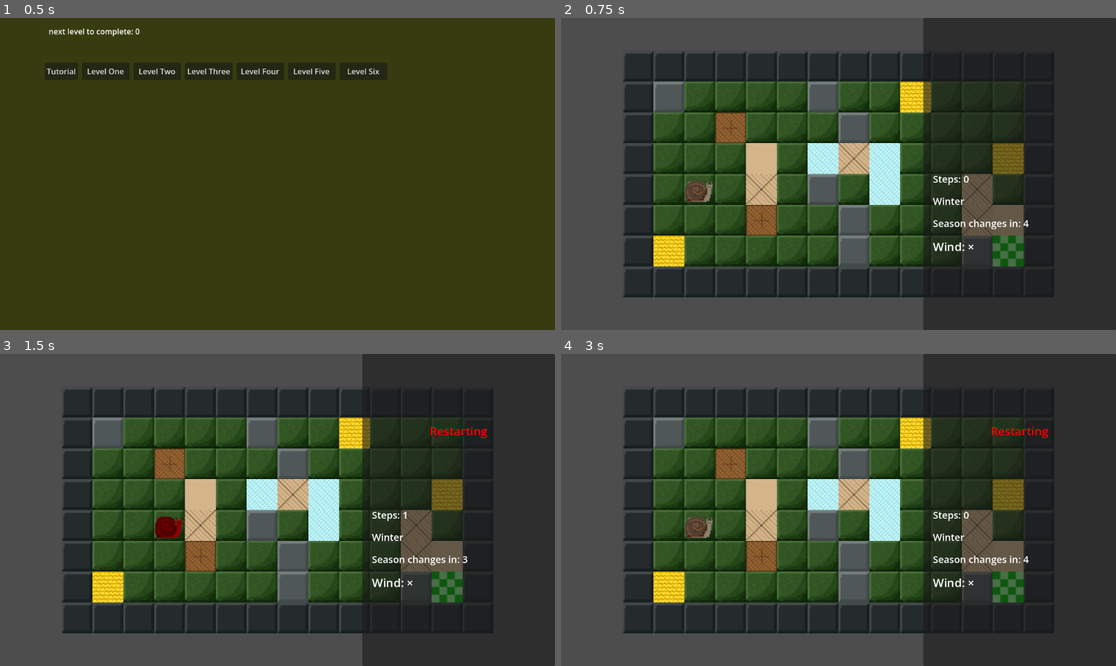
Above: before the commit, frames 1-4 (two rows, left to right).
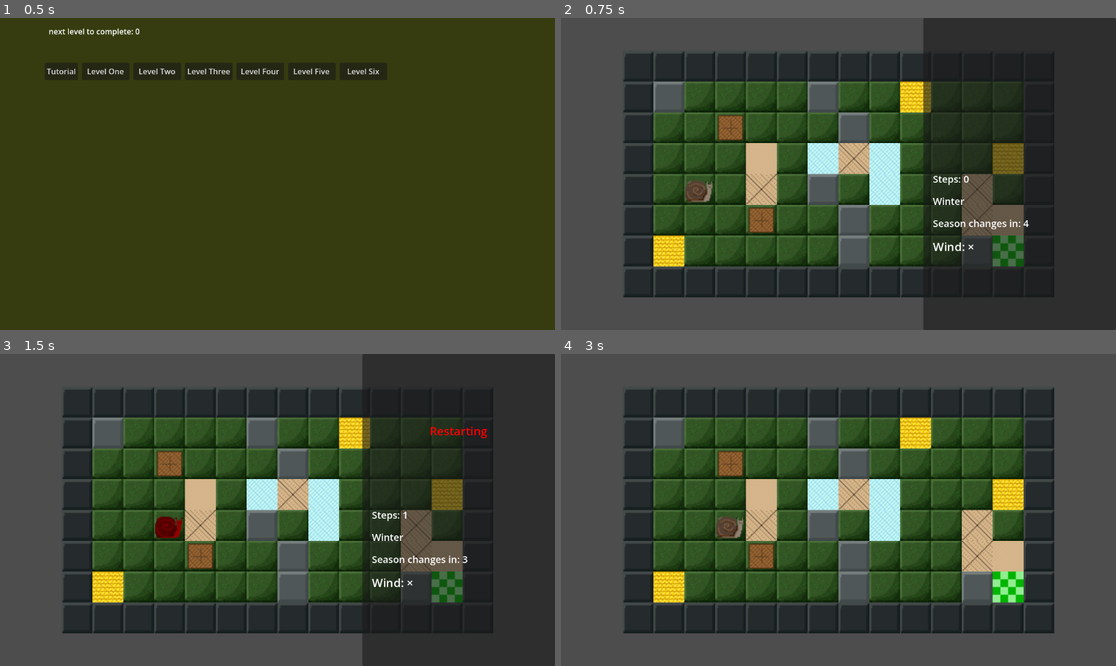
Above: after the commit, the same moments.

Repository: Caleb-sbani/project-seasons
Game: Godot game, scene res://scenes/LevelSelect.tscn
Two runs of this game, one before a commit and one after it. Both use one fixed random seed, a clock stepped at 60 frames per second and the inputs below.
Inputs:
- Up to frame 1 (0.5 s): no input
- Up to frame 2 (0.75 s): click "Level One" at 0.5 s
- Up to frame 3 (1.5 s): tap Enter at 1.25 s; hold Right (ui_right) from 1.28 s (still down); tap R at 1.35 s
- Up to frame 4 (3 s): release Right (ui_right) at 2.03 s; hold Down (ui_down) 2.03-2.78 s; tap R at 2.1 s; tap Space at 2.75 s; hold Right (ui_right) from 2.78 s (still down); tap H at 2.85 s

Frame 1 is identical in both runs. In frame 2, 0.5% of the frame differs, in the area x 27-39%, y 30-70%; in frame 3, 0.5%; in frame 4, 27%, in the area x 22-100%, y 0-100%.

Commit message:
QOL improvements like visual indicators for honey and immovable boxes

Diff:
--- a/GameFiles/project-seasons/scripts/levels.gd
+++ b/GameFiles/project-seasons/scripts/levels.gd
@@ -134,6 +134,7 @@
 	step_counter = 0
 	player_locked = false
 	has_honey = false
+	#player_sprite.texture = load("res://assets/sprites/snail.png")
 
 	match stage_num:
 		1:
@@ -315,7 +316,7 @@
 			else:
 				$UI.show()
 		elif event.pressed and event.keycode == KEY_R:
-			player_death("Restarting")
+			player_death("Restarting", player_pos)
 		elif event.pressed and event.keycode == KEY_W:
 			direction = Vector2i(0, -1)
 		elif event.pressed and event.keycode == KEY_A:
@@ -349,10 +350,11 @@
 				match tileat:
 					'B':
 						if (step_counter%4 != 3):
-							player_death("Stung by a bee!")
+							player_death("Stung by a bee!", new_pos)
 						return
 					'w':
 						has_honey = false
+						player_sprite.texture = load("res://assets/sprites/snail.png")
 			if boost_box:
 				if (boost_box.get_meta("immovable")):
 					move_player(boost_pos, true)
@@ -360,6 +362,9 @@
 				else:
 					if (try_push_box(boost_box, direction)):
 						move_player(boost_pos)
+						return
+					elif can_move_to(new_pos):
+						move_player(new_pos)
 						return
 			elif can_move_to(boost_pos):
 				move_player(boost_pos, true)
@@ -387,6 +392,7 @@
 	if tile == 'w':
 		if has_honey:
 			has_honey = false
+			player_sprite.texture = load("res://assets/sprites/snail.png")
 			return true
 		return false
 
@@ -394,21 +400,22 @@
 	if (tile == 'W' and season == "Fall" and step_counter%4 == 3):
 		return true
 	if (tile == 'W' and season != "Winter"):
-		player_death("You drowned!")
+		player_death("You drowned!", grid_pos)
 		return false
 
 	# bees sting you to death
 	if tile == 'B' and season == "Spring" and step_counter%4 != 3:
-		player_death("Ouch! Stung by a bee!")
+		player_death("Ouch! Stung by a bee!", grid_pos)
 		return false
 
 	# beehive gives honey
 	if tile == 'b':
 		has_honey = true
+		player_sprite.texture = load("res://assets/sprites/snail_honey.png")
 
 	# sinkholes kill you
 	if tile == 's':
-		player_death("You fell into a sinkhole!")
+		player_death("You fell into a sinkhole!", grid_pos)
 		return false
 
 	return true
@@ -485,6 +492,7 @@
 	if tile == 'W' or tile == 's':
 		box.set_meta("grid_pos", new_box_pos)
 		box.set_meta("immovable", true)
+		box.texture = load("res://assets/sprites/immovable_box.png")
 		box.z_index = 4 # render below moveable boxes
 		animate_move(box, new_box_pos)
 		return true
@@ -535,7 +543,7 @@
 	var tween = create_tween()
 	tween.tween_property(sprite, "position", target_pos, 0.2)
 
-func player_death(death_message: String):
+func player_death(death_message: String, death_pos: Vector2i):
 	$UI/RightPanel/TextContainer/TutorialText.show()
 	$UI/RightPanel/TextContainer/TutorialText.text = death_message
 	$UI/RightPanel/TextContainer/TutorialText.add_theme_font_size_override("font_size", 24)
@@ -545,13 +553,18 @@
 
 	# flash player red for death
 	if player_sprite:
+		var target_pos = Vector2(death_pos) * TILE_SIZE
+		if (death_pos != player_pos):
+			var tween = create_tween()
+			tween.tween_property(player_sprite, "position", target_pos, 0.2)
 		var original_modulate = player_sprite.modulate
 		player_sprite.modulate = Color(1, 0, 0)  # Red
 		await get_tree().create_timer(0.5).timeout
 		player_sprite.modulate = original_modulate
 
+
 	# wait a moment
-	await get_tree().create_timer(1.0).timeout
+	await get_tree().create_timer(0.5).timeout
 
 	# reload current stage
 	load_stage(current_stage)
@@ -621,6 +634,7 @@
 		for t in waterspos:
 			if (get_box_at(t)):
 				get_box_at(t).set_meta("immovable", true)
+				get_box_at(t).texture = load("res://assets/sprites/immovable_box.png")
 		for i in beehives.size():
 			if (get_tile_at(beehivespos[i] + Vector2i(0, 1)) == 'g'):
 				create_tile(beehivespos[i] + Vector2i(0, 1), 'B')
@@ -631,9 +645,9 @@
 			if (get_tile_at(beehivespos[i] + Vector2i(1, 0)) == 'g'):
 				create_tile(beehivespos[i] + Vector2i(1, 0), 'B')
 		if (get_tile_at(player_pos) == 'B'):
-			player_death("You got stung!")
+			player_death("You got stung!", player_pos)
 		if (get_tile_at(player_pos) == 'W'  and get_immovable_box_at(player_pos) == null):
-			player_death("You drowned!")
+			player_death("You drowned!", player_pos)
 	elif season == "Summer":
 		#do summer stuff
 		for i in sinkholes.size():
@@ -645,9 +659,10 @@
 						for b in boxes:
 							if (b.get_meta("grid_pos") == sinkholespos[i]):
 								b.set_meta("immovable", true)
+								b.texture = load("res://assets/sprites/immovable_box.png")
 								b.z_index = 4
 					if (get_tile_at(player_pos) == 's' and get_immovable_box_at(player_pos) == null):
-						player_death("You fell into a sinkhole!")
+						player_death("You fell into a sinkhole!", player_pos)
 				elif (sinkholetracker[i] == 2):
 					sinkholes[i].texture = load("res://assets/sprites/sinkhole_warning.png")
 					sinkholetracker[i] = 1
Binary file added: GameFiles/project-seasons/assets/sprites/immovable_box.png
Not shown, added: GameFiles/project-seasons/assets/sprites/immovable_box.png.import
Binary file changed: GameFiles/project-seasons/assets/sprites/movable_box.png
Binary file added: GameFiles/project-seasons/assets/sprites/snail_honey.png
Not shown, added: GameFiles/project-seasons/assets/sprites/snail_honey.png.import
